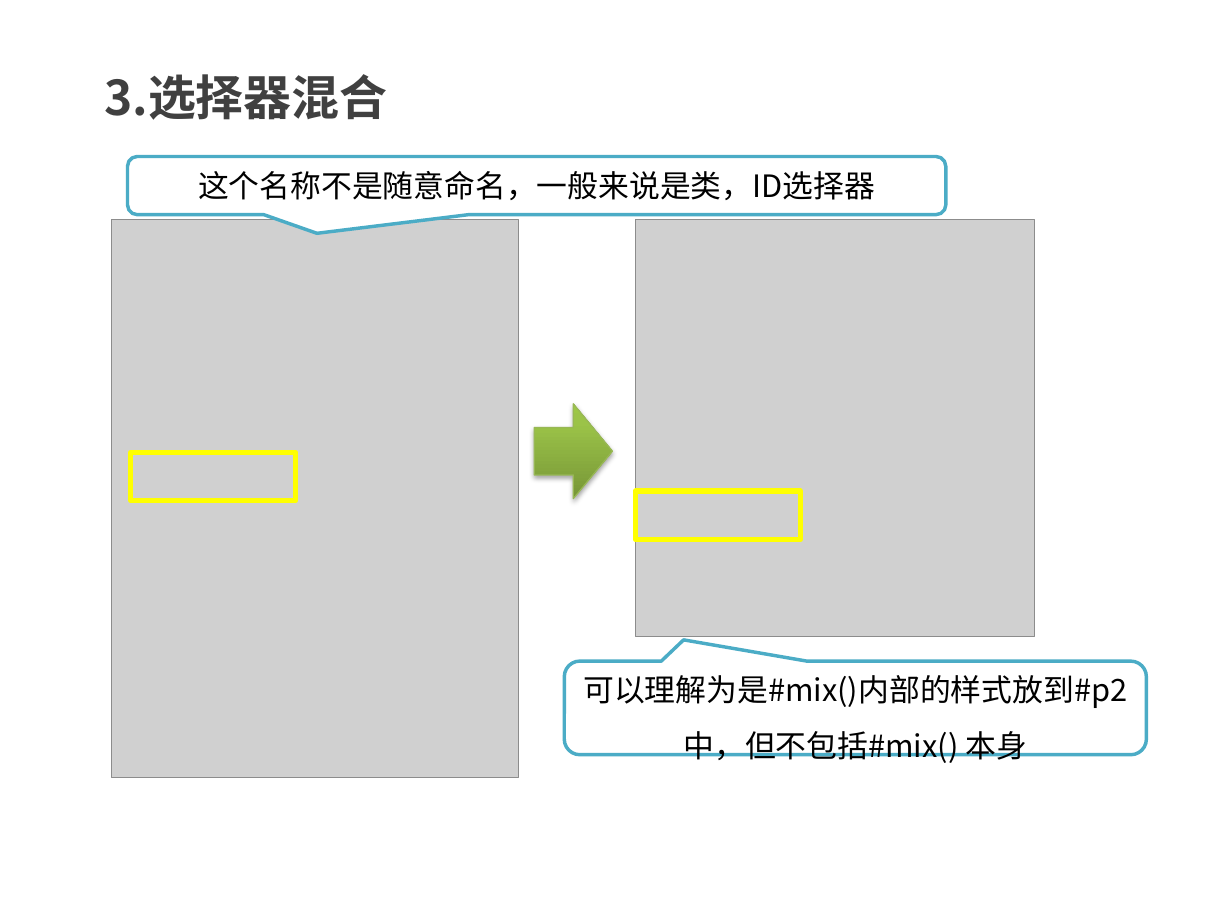
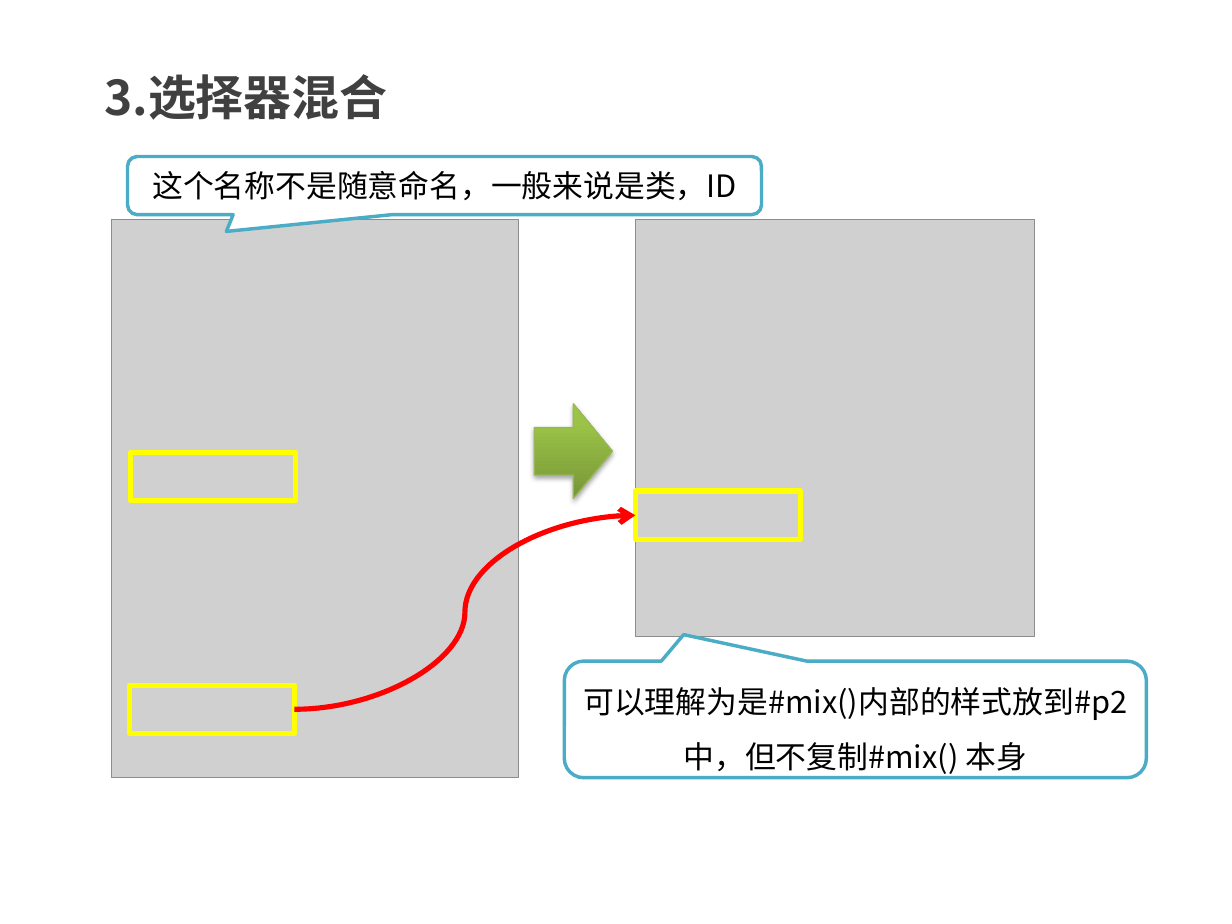
Before and after one commit to kong66/less-class, a slide deck: slide 5 of less-4-混合.pptx. Drawn at 1232x924 pixels with LibreOffice and Linux fonts; fonts in the diff are those of the drawing; grey boxes stand for pictures. Boxes give left, top, right and bottom in pixels: in the first picture for what was removed or moved away, otherwise in the second. Text is boxed around its words. In the diff, an @@ line names an element or a change of style, - is before the commit and + after.

```diff
--- a/less-4-混合.pptx
+++ b/less-4-混合.pptx
@@ rounded speech box "这个名称不是随意命名，一般来说是类，ID": place and size @@
-rounded speech box "这个名称不是随意命名，一般来说是类，ID" at bbox=[128, 156, 946, 214]
+rounded speech box "这个名称不是随意命名，一般来说是类，ID" at bbox=[128, 156, 763, 214]
@@ rounded speech box "这个名称不是随意命名，一般来说是类，ID" at bbox=[128, 156, 763, 214]: proportions changed @@
@@ text in rounded speech box at bbox=[152, 171, 737, 200]: text changed @@
-这个名称不是随意命名，一般来说是类，ID选择器
+这个名称不是随意命名，一般来说是类，ID
@@ curved arrow added from (294, 710) to (636, 515), #FF0000 3 pt @@
@@ rectangle added at bbox=[129, 685, 294, 733], outline #FFFF00 3 pt @@
@@ rounded speech box "可以理解为是#mix()内部的样式放到#p2中，但不复制#mix() 本身": place and size @@
-rounded speech box "可以理解为是#mix()内部的样式放到#p2中，但不复制#mix() 本身" at bbox=[564, 662, 1146, 755]
+rounded speech box "可以理解为是#mix()内部的样式放到#p2中，但不复制#mix() 本身" at bbox=[564, 662, 1146, 779]
@@ text in rounded speech box at bbox=[583, 687, 1127, 777]: text changed @@
-可以理解为是#mix()内部的样式放到#p2中，但不包括#mix() 本身
+可以理解为是#mix()内部的样式放到#p2中，但不复制#mix() 本身
```
Also in this commit, not shown: 9 other slides changed, 1 slide added, 1 slide removed, 8 other files.
